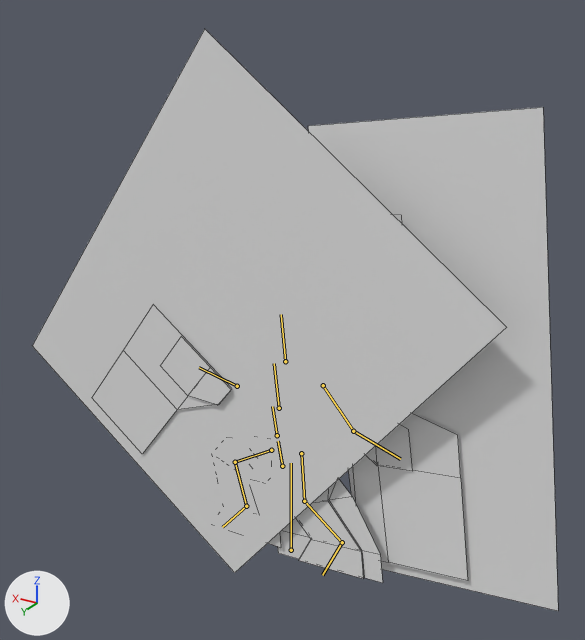
One commit to the FBX model Unity/Assets/AvatarMale/avatarMale.fbx: the scene before it, then after it.
Camera for both pictures: a camera (50 mm lens) standing at (-3.41, 5.67, 5.36) and looking at (0.13, -0.25, 2.41). Every picture has the same lights, and +X, +Y and +Z are marked at lower left. Both versions are drawn at frame 10 of the action 'male.armature|m.atkAss'; the numbers are the values there. The bones that bend it are drawn over the model as lines. Mesh edges are drawn as thin lines.

Names of what the first picture shows: 'avatar.Male'.
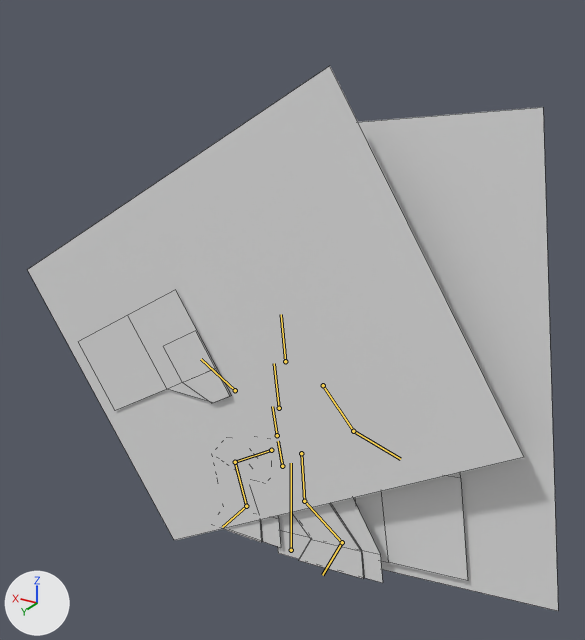
The change in detail:
Bone 'b_LArm' (bone_b_larm) moves from (-0.194, 0.122, 0.0) to (-0.162, 0.171, 0.0).
Bone 'b_LArm' (bone_b_larm) turns from (0, 0, 43) to (0, 0, 64) degrees about its own x, y and z.

Boxes (x1, y1, x2, y2) around the edits, measured in the pictures (585 x 640 px):
'avatar.Male', posed (6% shorter): before (32, 29, 558, 611); after (28, 66, 558, 611)
bone 'b_LArm', root to tip: before (237, 386) to (199, 367); after (235, 390) to (201, 359)
